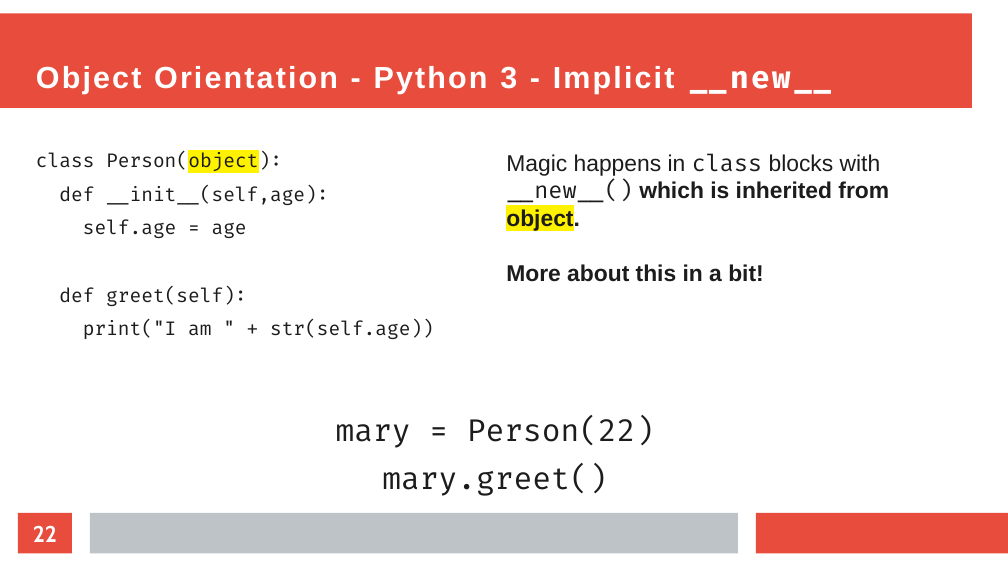
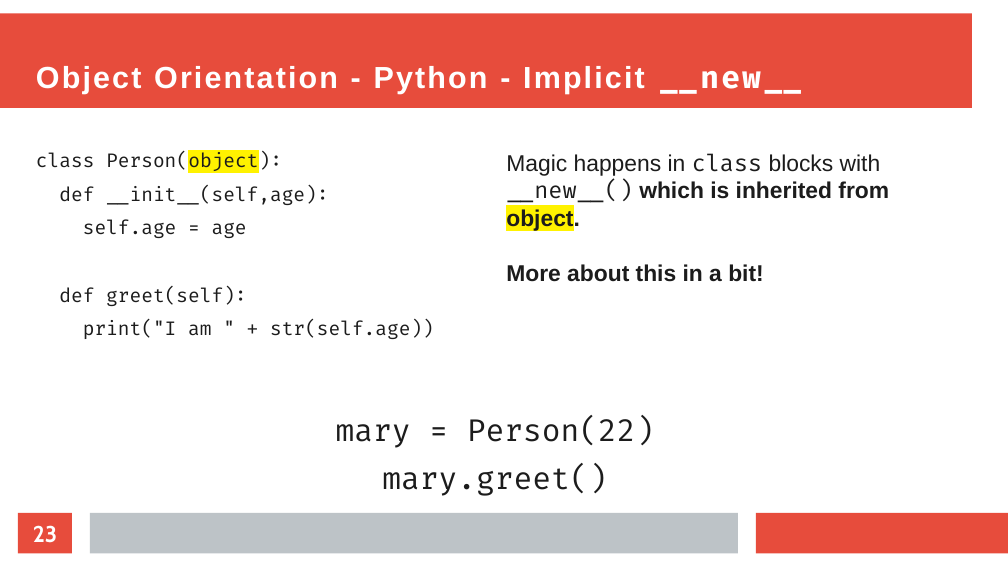
Before and after one commit to EvanCarroll/tech-presentations, a slide deck: slide 23 of perl/objects.odp (slide 22 before the commit). Drawn at 1008x567 pixels with LibreOffice and Linux fonts; fonts in the diff are those of the drawing. Boxes give left, top, right and bottom in pixels: in the first picture for what was removed or moved away, otherwise in the second. Text is boxed around its words. In the diff, an @@ line names an element or a change of style, - is before the commit and + after.

```diff
--- a/perl/objects.odp
+++ b/perl/objects.odp
@@ title at <box>36,66,803,94</box>: text changed @@
-Object Orientation - Python 3 - Implicit __new__
+Object Orientation - Python - Implicit __new__
@@ page number at <box>33,525,57,543</box>: text changed @@
-22
+23
```
Also in this commit, not shown: 15 other slides changed, 1 slide added.
